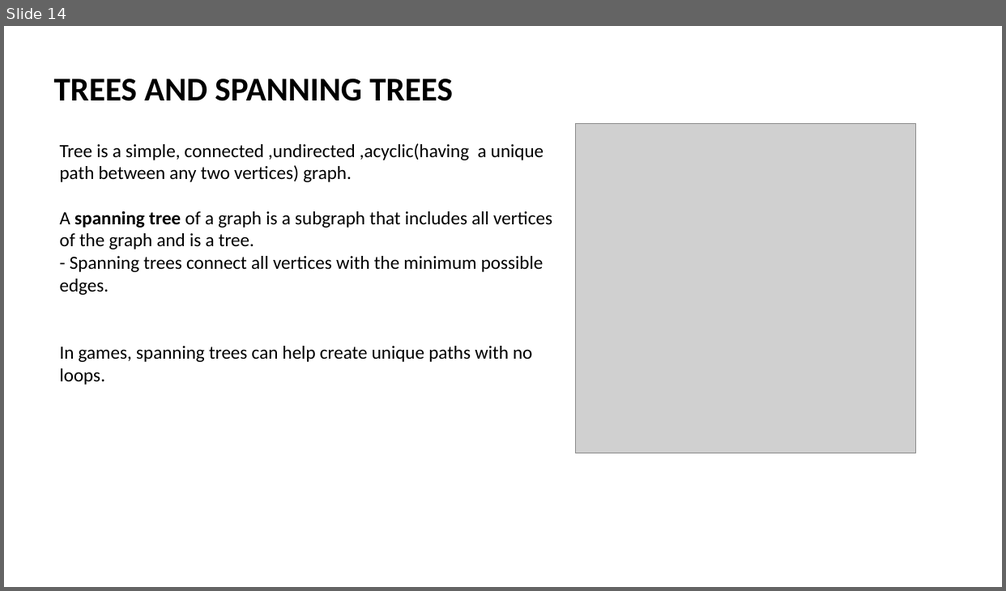
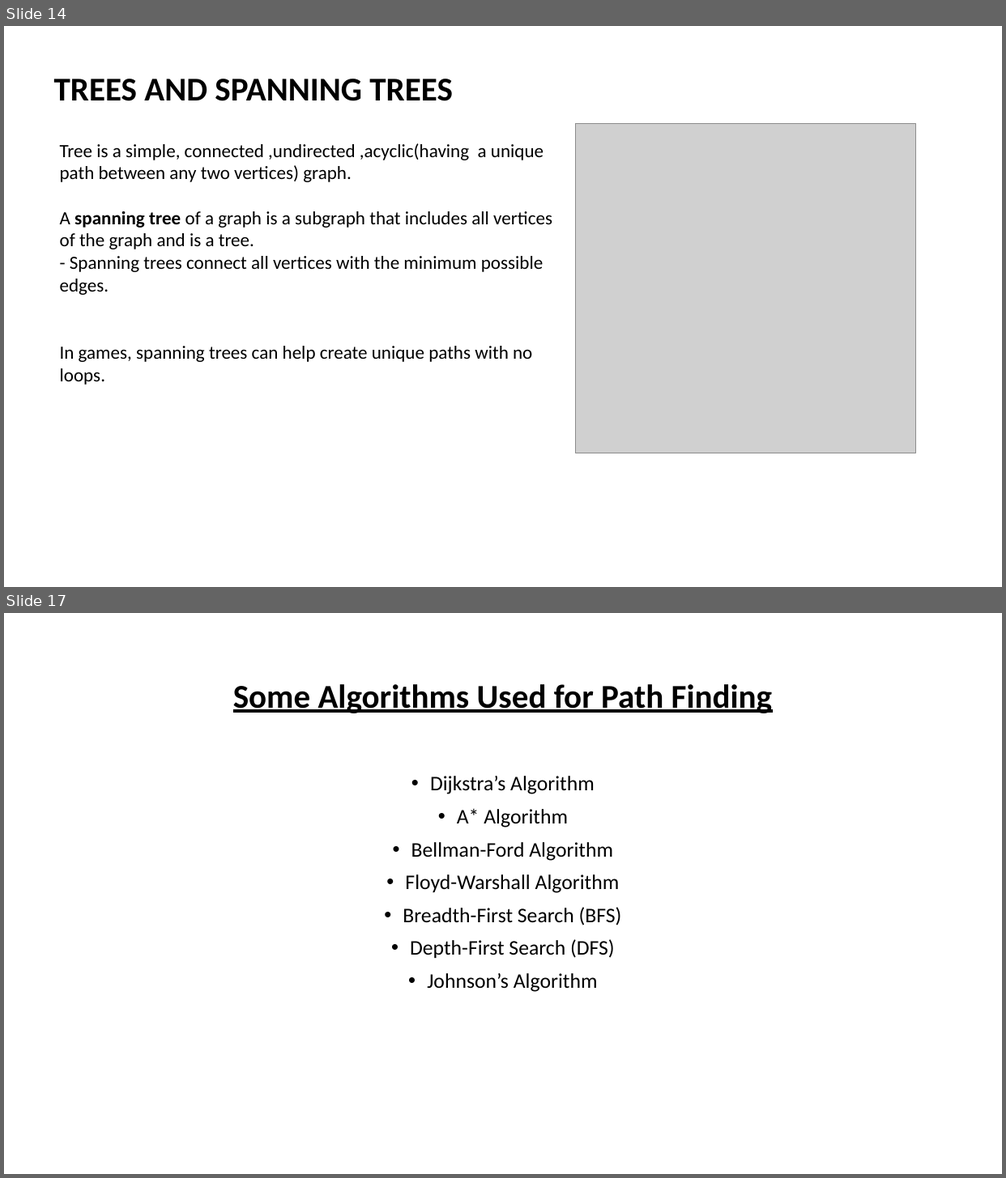
Before and after one commit to ibmbt/group5_graphtheory, a slide deck: group5_graphtheory.pptx. Shown one above the other, each under a label of ours: slide 14 before the commit, slides 14 and 17 after it; the slides between them are not shown. The pictures are 1006x591 and 1006x1178 pixels, drawn with LibreOffice and Linux fonts; fonts in the diff are those of the drawing; grey boxes stand for pictures. Boxes give left, top, right and bottom in pixels: in the first picture for what was removed or moved away, otherwise in the second. Text is boxed around its words. In the diff, an @@ line names an element or a change of style, - is before the commit and + after.

```diff
--- a/group5_graphtheory.pptx
+++ b/group5_graphtheory.pptx
@@ slide 17 added at (4, 613, 1002, 1174), background #FFFFFF @@
@@ title added at (233, 684, 773, 713), 32 pt, text #000000, bold, underline @@
+Some Algorithms Used for Path Finding
@@ text added at (403, 776, 622, 992), 20 pt, text #000000 @@
+• Dijkstra’s Algorithm
+• A* Algorithm
+• Bellman-Ford Algorithm
+• Floyd-Warshall Algorithm
+• Breadth-First Search (BFS)
+• Depth-First Search (DFS)
+• Johnson’s Algorithm
```
Also in this commit, not shown: 4 other slides added, 1 other file.
